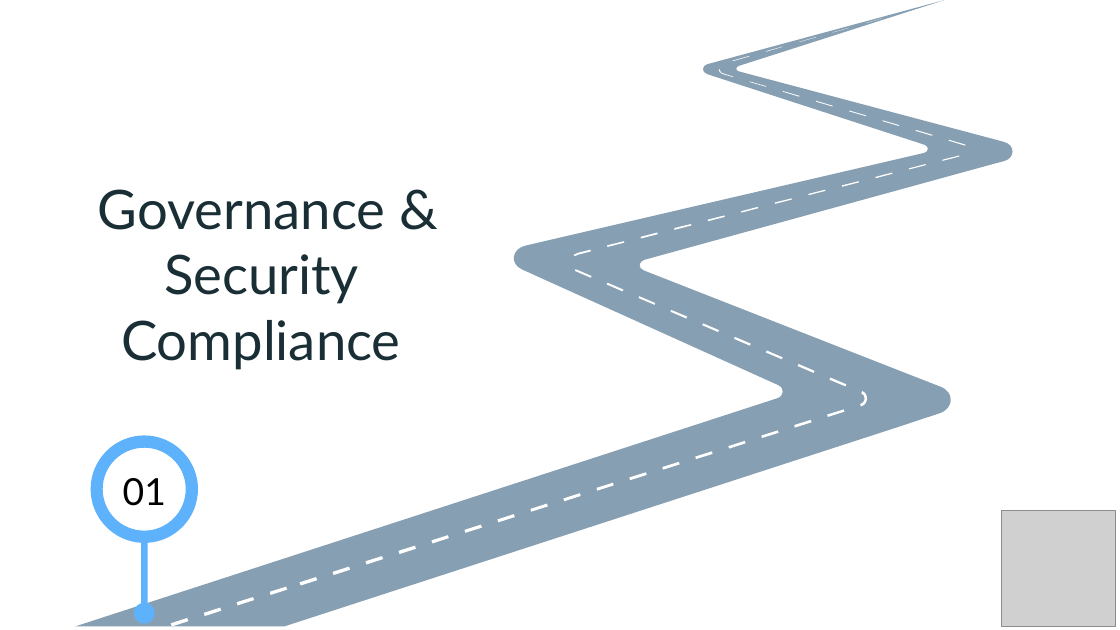
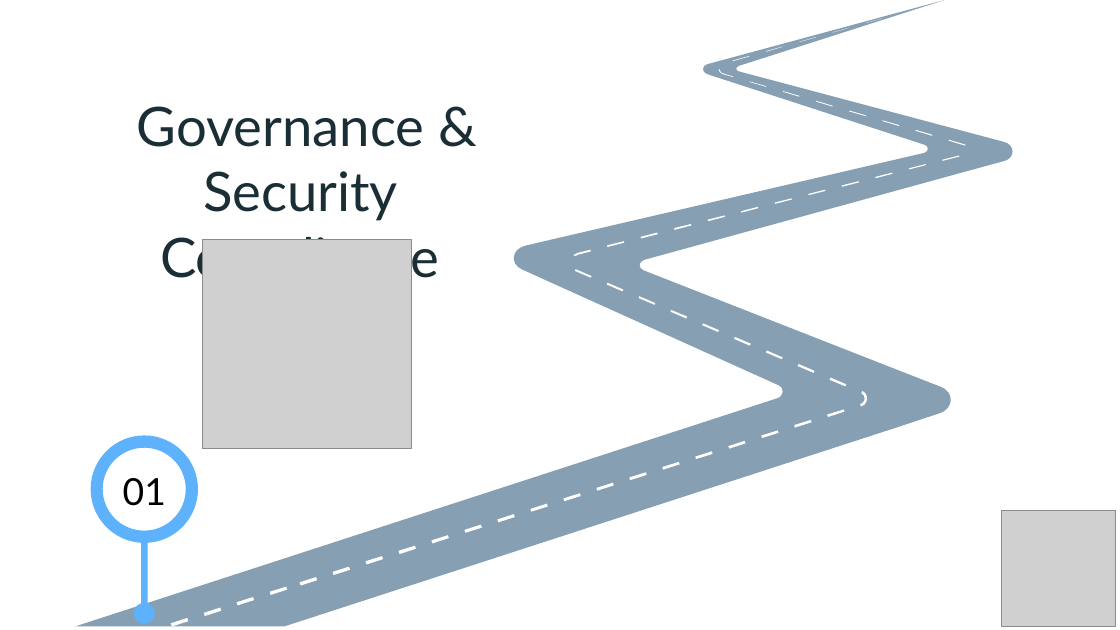
Before and after one commit to OsamahAlnasser/TotallyNotLame, a slide deck: slide 6 of Cybersecurity Academy (Teams C & D).pptx. Drawn at 1120x630 pixels with LibreOffice and Linux fonts; fonts in the diff are those of the drawing; grey boxes stand for pictures. Boxes give left, top, right and bottom in pixels: in the first picture for what was removed or moved away, otherwise in the second. Text is boxed around its words. In the diff, an @@ line names an element or a change of style, - is before the commit and + after.

```diff
--- a/Cybersecurity Academy (Teams C & D).pptx
+++ b/Cybersecurity Academy (Teams C & D).pptx
@@ text "Governance & Security Compliance": place and size @@
-text "Governance & Security Compliance" at [98,189,401,369]
+text "Governance & Security Compliance" at [137,106,440,286]
@@ picture added at [203,240,412,449] @@
```
Also in this commit, not shown: 7 other slides changed, 2 slides added, 1 slide removed.
